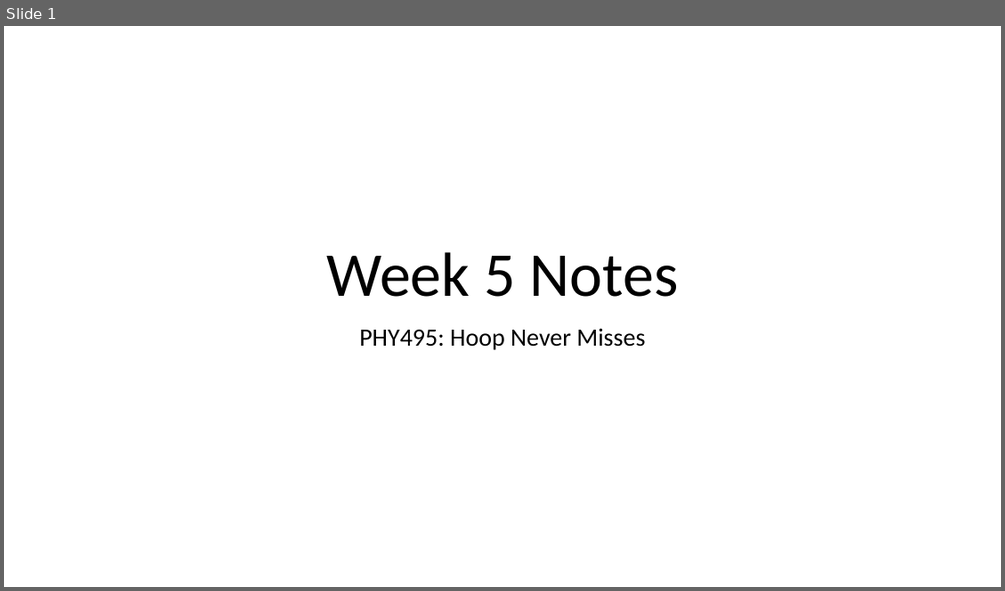
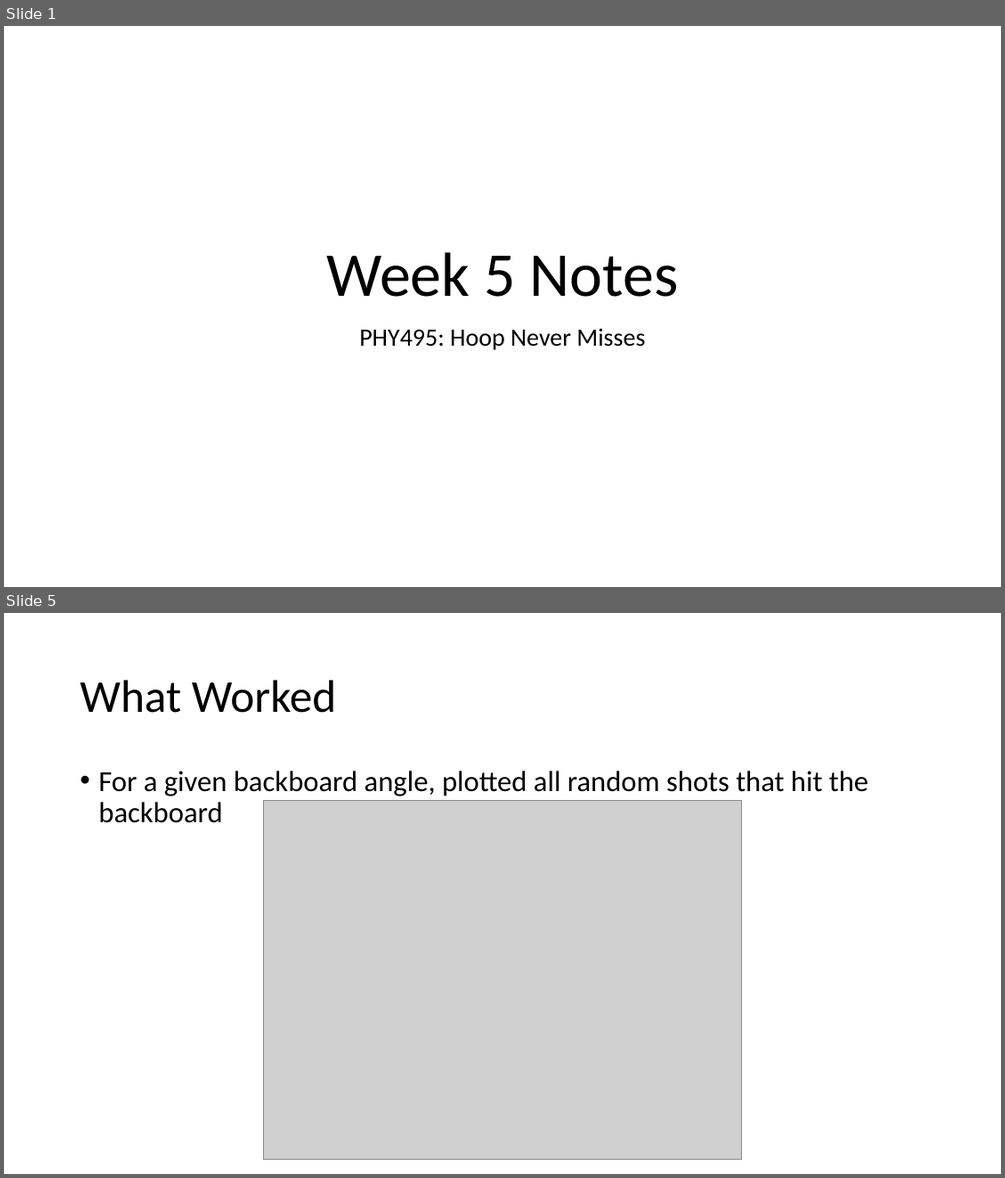
Before and after one commit to cawelch/hoop-never-misses, a slide deck: Weekly Presentations/Week 5.pptx. Shown one above the other, each under a label of ours: slide 1 before the commit, slides 1 and 5 after it; the slides between them are not shown. The pictures are 1005x591 and 1005x1178 pixels, drawn with LibreOffice and Linux fonts; fonts in the diff are those of the drawing; grey boxes stand for pictures. Boxes give left, top, right and bottom in pixels: in the first picture for what was removed or moved away, otherwise in the second. Text is boxed around its words. In the diff, an @@ line names an element or a change of style, - is before the commit and + after.

Commit message:
Worked on percent in function for different backboard angles and started to look at comparisons between backboard angles

```diff
--- a/Weekly Presentations/Week 5.pptx
+++ b/Weekly Presentations/Week 5.pptx
@@ slide 5 added at bbox=[4, 613, 1001, 1174], background #FFFFFF @@
@@ title added at bbox=[80, 680, 337, 713], 44 pt, text #000000 @@
+What Worked
@@ text added at bbox=[98, 771, 868, 823], 28 pt, text #000000 @@
+• For a given backboard angle, plotted all random shots that hit the backboard
@@ picture added at bbox=[264, 801, 741, 1159] @@
```
Also in this commit, not shown: 4 slides changed, 3 other slides added, 1 slide removed, 9 other files.
